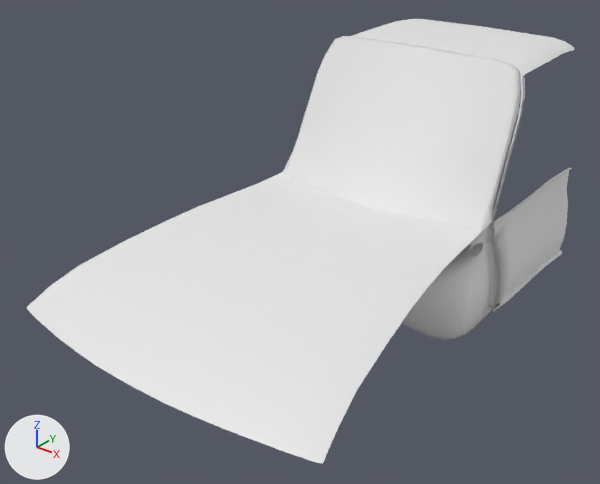
The FBX model CrowUnitySouces/Assets/Models/cockpit.fbx, before and after one commit.
Both versions are drawn from a camera (50 mm lens) standing at (326.0, -505.0, 270.0) and looking at (-17.0, -77.0, 5.0). Every picture has the same lights, and +X, +Y and +Z are marked at lower left. Where no turn or scale is listed for an object, it has been applied to the vertices.

Objects in the first picture: 'ParaBrise', 'toit'.
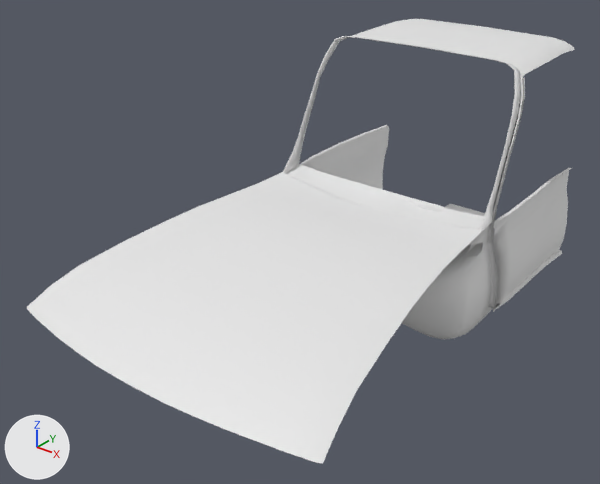
Location of each change, (x1, y1, x2, y2) in pixels of the pictures (600 x 484 px):
'ParaBrise', deleted: before (285, 37, 515, 230)
'Tableau', unchanged, uncovered by the edit: before (455, 242, 483, 258); after (289, 165, 484, 258)

The change, as a diff of the scene's bpy script:
```diff
--- a/CrowUnitySouces/Assets/Models/cockpit.fbx.py
+++ b/CrowUnitySouces/Assets/Models/cockpit.fbx.py
@@ ob_parabrise @@
-ob_parabrise = bpy.data.objects.new('ParaBrise', me_mesh_002)
-ob_parabrise.location = (0.0, 0.0, 0.0)
```
